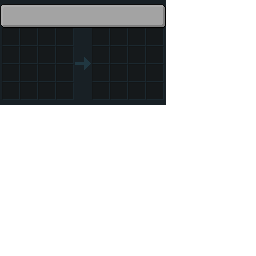
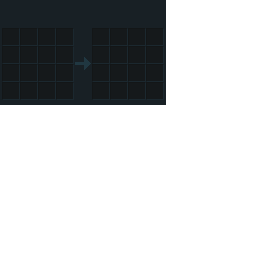
Comparing the layer stacks of the two (256, 256) images. Changes:
hid "Banner Shading" over [0, 4, 166, 28]
hid "Banner" over [0, 4, 166, 28]
